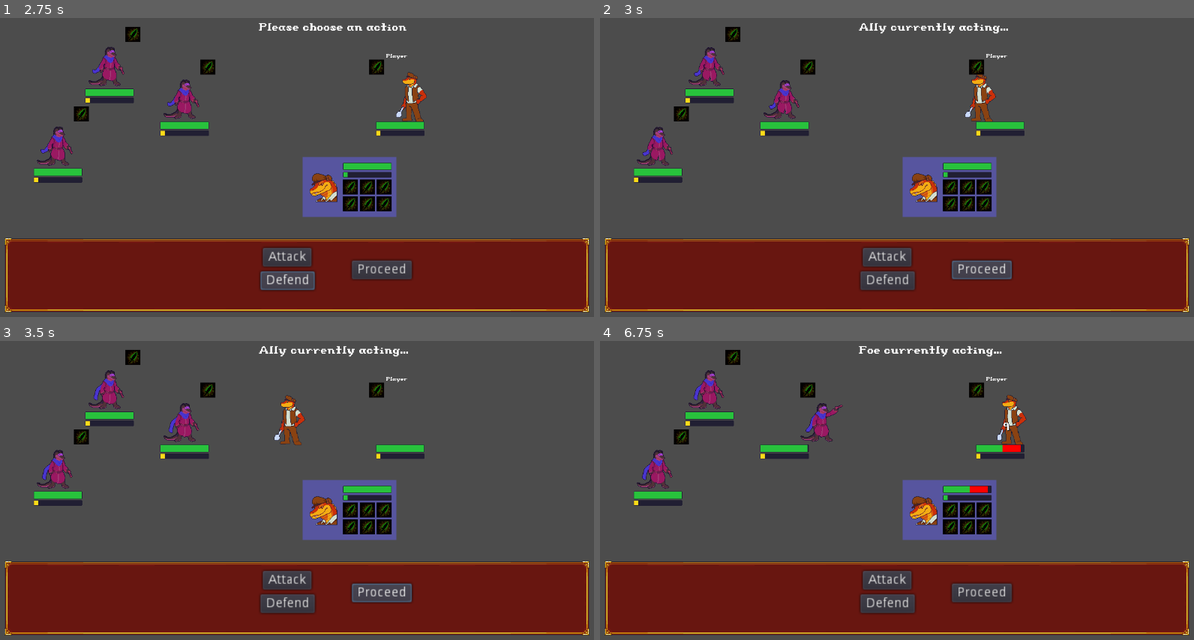
Above: before the commit, frames 1-4 (two rows, left to right).
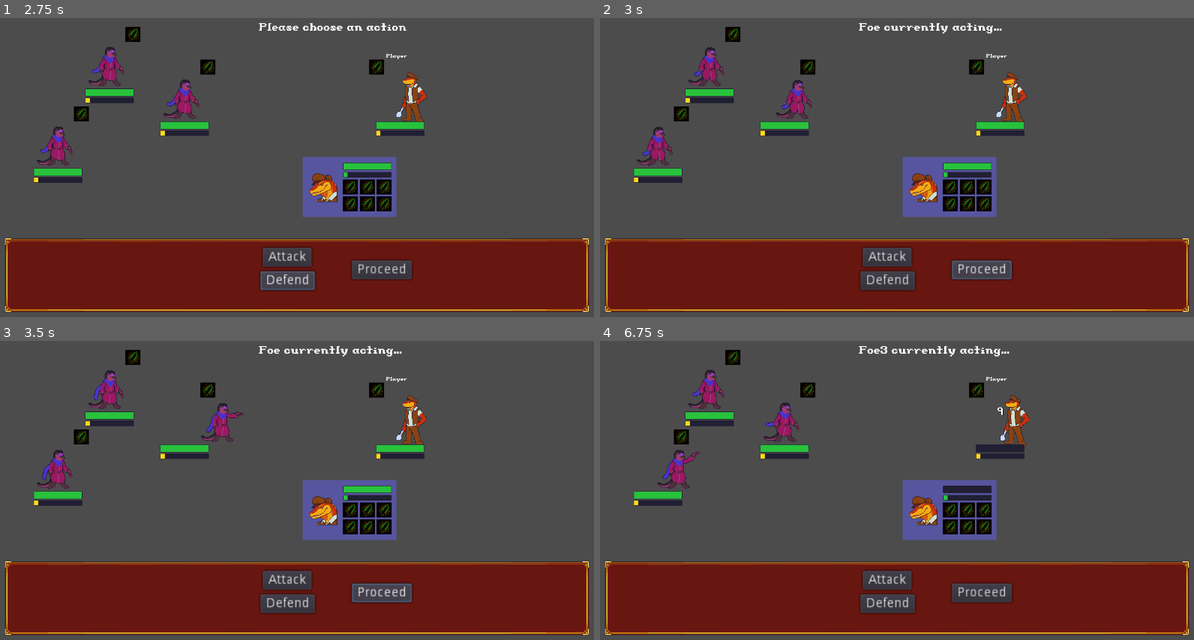
Above: after the commit, the same moments.

Repository: Introdile/SenRPG
Game: Godot game, scene res://Battle/Battle.tscn
The game is run twice, just before and just after one commit, with the same random seed, the same clock (stepped at 60 frames per second) and the same inputs.
Inputs (mouse positions are in pixels of both pictures, inside the frame that each line leads up to):
- Up to frame 1 (2.75 s): click "Attack" at 0.5 s; click (350, 188) at 1.25 s; click "Defend" at 2 s
- Up to frame 2 (3 s): click "Proceed" at 2.75 s
- Up to frame 3 (3.5 s): no input
- Up to frame 4 (6.75 s): click (968, 511) at 3.5 s; click (986, 511) at 4.25 s; click (950, 526) at 5 s; click (968, 526) at 5.75 s; click (986, 526) at 6.5 s

Frame 1 is identical in both runs. In frame 2, 1.8% of the frame differs, in the area x 27-72%, y 1-35%; in frame 3, 1.9%; in frame 4, 2.7%, in the area x 6-73%, y 1-51%.
Error after the commit: Invalid call. Nonexistent function 'has' in base 'Nil'. (res://Database/Global_DatabaseReader.gd:40)

Commit message:
character info
got character info stuff going! the game now loads up all abilities and characters beforehand, too, and got party functionality going

Diff:
--- /dev/null
+++ b/Assets/Portraits/Database.gd
@@ -0,0 +1,13 @@
+extends Node
+
+var characters = []
+var ability = []
+
+var loaded = false
+
+func _load_all_from_database(which):
+	if loaded: loaded = false
+
+	var i = 0
+	while !loaded:
+		var n = Global_DatabaseReader
--- a/Battle/Battle.gd
+++ b/Battle/Battle.gd
@@ -34,6 +34,7 @@
 		if i.name == "Foe" or i.name == "Foe2" or i.name == "Foe3":
 			foes.append(i)
 		if i.name == "Ally":
+			i.charInstance = Global_GameData.party[0]
 			ally.append(i)
 			var nui = charUI.instance()
 			nui.attachedChar = i
--- a/Battle/Battle.tscn
+++ b/Battle/Battle.tscn
@@ -26,7 +26,7 @@
 position = Vector2( 860, 320 )
 _sections_unfolded = [ "Transform" ]
 flip = true
-_speed = 18
+_speed = 1
 
 [node name="Foe" parent="Battlers" index="1" instance=ExtResource( 3 )]
 
--- a/Battle/Battler.gd
+++ b/Battle/Battler.gd
@@ -1,4 +1,4 @@
-extends "res://Scripts/character.gd"
+extends Node2D
 
 export(bool) var flip = false
 
@@ -46,8 +46,12 @@
 onready var front = get_node("positions/front")
 onready var back = get_node("positions/back")
 
+onready var characterScript = preload("res://Scripts/character.gd")
+var charInstance
+
 func _ready():
 	randomize()
+
 	start_pos = sprite.global_position
 
 	hp = max_hp
@@ -65,8 +69,6 @@
 
 		front.position = Vector2(-front.position.x, 0)
 		back.position = Vector2(-back.position.x, 0)
-#	print(self.name + " front: "+ str(front.global_position))
-#	print(self.name + " back: "+ str(back.global_position))
 
 func _process(delta):
 	$Label.text = "position: " + str(sprite.global_position) + "\nstart_pos: " + str(start_pos)
@@ -101,19 +103,21 @@
 				match animationStack.front()["key"]:
 					"move":
 
-						move_sprite(animationStack.front()["pos"])
+						move_sprite(animationStack.front()["pos"],animationStack.front()["speed"])
 						processingStack = true
 
 					"animation":
 
-						battlerAnim.play(animationStack.front()["animation"])
-						processingStack = true
+						if battlerAnim.has_animation(animationStack.front()["animation"]):
+							battlerAnim.play(animationStack.front()["animation"])
+							processingStack = true
+						else:
+							print("Animation not found: " + animationStack.front()["animation"])
+							animationStack.pop_front()
 
 		else:
 			if !processingStack:
-				print("Animation stack cleared")
-#				emit_signal("cleared_animation_stack")
-				move_sprite("START")
+				move_sprite("START",0.5)
 				processingStack = true
 
 
@@ -126,10 +130,12 @@
 # sprite back to its original position and emit_signal animation_complete
 
 func performAction():
+	# fail safe in case an action wasn't selected
 	if action == null:
 		print("I have no action! :'(")
 		return false
 
+	# loads up the animation stack
 	for i in action["animation"]:
 		animationStack.append(i)
 
@@ -137,7 +143,7 @@
 
 	animating = true
 
-func move_sprite(pos_key):
+func move_sprite(pos_key,tween_speed):
 	# pos_key accepts a string that indicates the position
 	# details on what pos_key can be in the match statement below
 
@@ -166,7 +172,7 @@
 			mpos = back.global_position
 
 	# start the interpolation
-	newTween.interpolate_property(sprite, "global_position", sprite.global_position, mpos, 1,Tween.TRANS_LINEAR,Tween.EASE_IN)
+	newTween.interpolate_property(sprite, "global_position", sprite.global_position, mpos, tween_speed,Tween.TRANS_LINEAR,Tween.EASE_IN)
 	newTween.start()
 
 func createDamageLabel(val):
--- a/Battle/UI/characterUI.gd
+++ b/Battle/UI/characterUI.gd
@@ -12,14 +12,11 @@
 func _ready():
 	hpBar.addAmount(1000)
 	if attachedChar == null:
-		print("I don't have any character attached! Yet?")
+		print("I don't have any character attached!")
 		self.queue_free()
 		return
 
 	attachedChar.connect("hp_changed",self,"updateHP")
-
-#	attachedChar = get_node(attachedChar)
-	print("Attached to " + str(attachedChar))
 
 	update_icon(null)
 
--- /dev/null
+++ b/Database/Database.gd
@@ -0,0 +1,4 @@
+extends Node
+
+func _ready():
+	pass
--- a/Database/Global_DatabaseReader.gd
+++ b/Database/Global_DatabaseReader.gd
@@ -3,6 +3,33 @@
 var ability_database = "res://Database/abilityDatabase.json"
 var effect_database = "res://Database/effectDatabase.json"
 var character_database = "res://Database/characterDatabase.json"
+
+var character = []
+var ability = []
+
+var loaded = false
+
+func _ready():
+	_load_from_database("ability")
+	_load_from_database("character")
+
+func _load_from_database(which):
+	if loaded: loaded = false
+
+	var i = 0
+	while !loaded:
+		var n = get_from_database(i,which)
+		if n == null:
+			print("Done!")
+			loaded = true
+			return
+
+		match which:
+			"ability": ability.append(n)
+			"character": character.append(n)
+
+		print("Loaded " + which + " of id " + str(i) + " ("+n["name"]+")")
+		i += 1
 
 func get_from_database(id,database):
 	var data = {}
@@ -15,7 +42,7 @@
 
 	if !data.has(str(id)):
 		print("No data found for ID " + str(id) + " in database " + database)
-		return
+		return null
 
 	data[str(id)]["id"] = int(id)
 	return data[str(id)]
--- /dev/null
+++ b/Database/Global_GameData.gd
@@ -0,0 +1,11 @@
+extends Node
+
+var party = []
+
+onready var characterScript = preload("res://Scripts/character.gd")
+
+func _ready():
+	var n = characterScript.new()
+	n.load_info_from_database("character",0)
+	party.append(n)
+	print(party[0].char_name)
--- a/Database/abilityDatabase.json
+++ b/Database/abilityDatabase.json
@@ -18,11 +18,13 @@
 		"name": "Attack",
 		"description": "A basic physical attack.",
 		"icon": 0,
+		"targets": "ONE_ENEMY",
 		"type": "Damage",
+		"element": "PHYSICAL",
 		"power": 1.0,
 		"effects": [],
 		"animation": [
-			{ "key": "move", "pos":"TARGET_FRONT", "move_type": "run" },
+			{ "key": "move", "pos":"TARGET_FRONT", "move_type": "run", "speed": 1.0 },
 			{ "key": "animation", "animation": "attack"},
 		],
 		"cooldown": 0,
@@ -35,7 +37,7 @@
 		"power": 1.0,
 		"effects": [],
 		"animation": [
-			{ "key": "move", "pos":"SELF_FRONT", "move_type": "run" },
+			{ "key": "move", "pos":"SELF_FRONT", "move_type": "run", "speed": 0.5 },
 			{ "key": "animation", "animation": "attack" },
 		],
 		"cooldown": 2.0
@@ -49,7 +51,8 @@
 		"effects": [
 			{ "effectID": "-1", "effectTar": "-1" },
 		],
-		"cooldown": 4.0
+		"animation": [],
+		"cooldown": 4.0,
 	},
 	"3": {
 		"name": "Rage",
@@ -60,6 +63,7 @@
 		"effects": [
 			{ "effectID": "-1", "effectTar": "-1" },
 		],
+		"animation": [],
 		"cooldown": 6.0
 	},
 	"4": {
@@ -71,6 +75,7 @@
 		"effects": [
 			{ "effectID": "-1", "effectTar": "-1" },
 		],
+		"animation": [],
 		"cooldown": 8.0
 	},
 	"5": {
@@ -82,6 +87,7 @@
 		"effects": [
 			{ "effectID": "-1", "effectTar": "-1" },
 		],
+		"animation": [],
 		"cooldown": 22.0
 	},
 	"6": {
@@ -93,6 +99,7 @@
 		"effects": [
 			{ "effectID": "-1", "effectTar": "-1" },
 		],
+		"animation": [],
 		"cooldown": 6.0
 	},
 	"7": {
@@ -104,6 +111,7 @@
 		"effects": [
 			{ "effectID": "-1", "effectTar": "-1" },
 		],
+		"animation": [],
 		"cooldown": 4.0
 	},
 	"8": {
@@ -115,6 +123,7 @@
 		"effects": [
 			{ "effectID": "-1", "effectTar": "-1" },
 		],
+		"animation": [],
 		"cooldown": 4.0
 	},
 	"9": {
@@ -126,6 +135,7 @@
 		"effects": [
 			{ "effectID": "-1", "effectTar": "-1" },
 		],
+		"animation": [],
 		"cooldown": 1.0
 	},
 }
--- a/Database/characterDatabase.json
+++ b/Database/characterDatabase.json
@@ -1,14 +1,18 @@
 {
 	"0": {
-		"name": "Test Character",
-		"class": "Test Class"
+		"name": "Ren-da",
+		"icon": "res://Assets/Portraits/renda_portraits.png",
+		"class": "Bodyguard",
+		"diet": "CARNIVORE",
+		"role": "DAMAGE",
+		"path_to_battler": "res://Battle/Renda.tscn",
 		"max_hp": 32,
-		"might": 8,
+		"might": 8W,
 		"tough": 8,
 		"power": 8,
 		"ward": 8,
 		"speed": 8,
-		"abilities": []
-		"equips": []
+		"abilities": [0,1],
+		"equips": [],
 	},
 }
--- a/Prefabs/floatLabel.tscn
+++ b/Prefabs/floatLabel.tscn
@@ -55,7 +55,7 @@
 } ]
 }
 
-[node name="floatLabel" type="Node2D" index="0"]
+[node name="floatLabel" type="Node2D"]
 
 _sections_unfolded = [ "Rect", "Transform" ]
 
--- a/Scripts/JSONParser/Global_JSONParser.gd
+++ b/Scripts/JSONParser/Global_JSONParser.gd
@@ -6,7 +6,6 @@
 	if url == null: return
 	if !file.file_exists(url): return
 
-	#var data = {}
 	file.open(url, File.READ)
 
 	var data_text = file.get_as_text()
--- a/Scripts/character.gd
+++ b/Scripts/character.gd
@@ -2,7 +2,6 @@
 
 var database_raw
 
-#
 var char_name
 var char_icon # accepts an res:// path to the icon
 var char_diet
@@ -13,36 +12,36 @@
 var class_role
 
 # skills
-var skill_list = []
+var ability_list = []
 
 # hp/adr
 var base_health
-var mod_health
+var mod_health = 0
 
 var adrenaline = 100 # adrenaline max never changes
 
 # physical stats
 var base_might # influences attack damage
-var mod_might
+var mod_might = 0
 
 var base_tough # influences phys damage mitigation
-var mod_tough
+var mod_tough = 0
 
 # magical stats
 var base_power # influences spell damage
-var mod_power
+var mod_power = 0
 
 var base_ward # influences magic damage mitigation
-var mod_ward
+var mod_ward = 0
 
 var base_speed # influences position in turn order
-var mod_speed
+var mod_speed = 0
 
 func load_info_from_database(which,id):
 	# which should be a string of either "character" or "enemy"
-	database_raw = Global_DatabaseReader.get_from_database(id,which)
+	match which:
+		"character": database_raw = Global_DatabaseReader.character[id]
 
-func set_from_raw():
 	char_name = database_raw["name"]
 	char_icon = database_raw["icon"]
 	base_health = database_raw["max_hp"]
@@ -54,3 +53,13 @@
 	base_ward = database_raw["ward"]
 
 	base_speed = database_raw["speed"]
+
+	return self
+
+func load_abilities():
+	for i in database_raw["abilities"]:
+		ability_list.append(i)
+
+func load_info_from_gamedata():
+	# load from saved gamedata instead of the database
+	pass
--- a/project.godot
+++ b/project.godot
@@ -18,6 +18,7 @@
 
 Global_JSONParser="*res://Scripts/JSONParser/Global_JSONParser.gd"
 Global_DatabaseReader="*res://Database/Global_DatabaseReader.gd"
+Global_GameData="*res://Database/Global_GameData.gd"
 
 [display]
 
